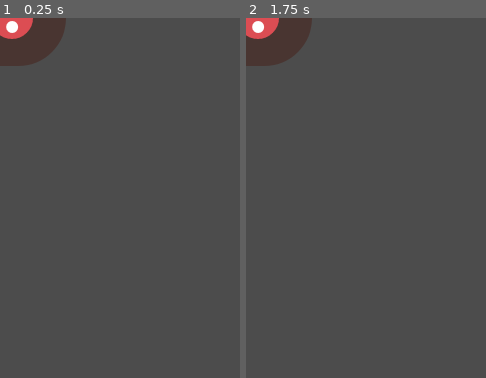
Above: before the commit, frames 1-2 (left to right).
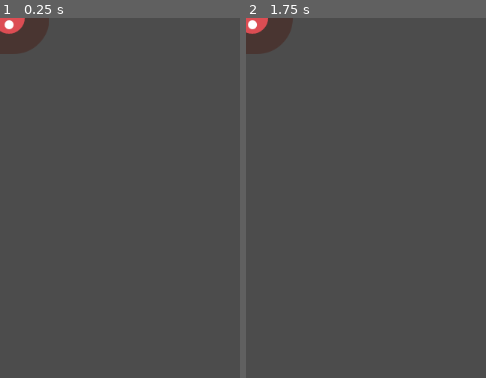
Above: after the commit, the same moments.

Repository: clanam/godot-00-tutorial
Game: Godot game, scene res://Mob.tscn
The game is run twice, just before and just after one commit, with the same random seed, the same clock (stepped at 60 frames per second) and the same inputs. The project has no main scene, so this scene is started directly.
Inputs:
- Up to frame 1 (0.25 s): no input
- Up to frame 2 (1.75 s): hold Right (ui_right) 0.53-1.28 s; tap Enter at 1.25 s; hold Down (ui_down) from 1.28 s (still down)
The pictures show only the part of the screen within x 0-50%, y 0-50%; the shares and areas given below are measured in that part.

The runs differ from the first frame. In frame 1, 1.7% of the frame differs, in the area x 0-28%, y 0-14%; in frame 2, 1.9%.

Commit message:
[👾] add capsuleshape2d for mob collision bounds

Diff:
--- a/Mob.tscn
+++ b/Mob.tscn
@@ -12,27 +12,37 @@
 "frames": [ ExtResource( 3 ), ExtResource( 2 ) ],
 "loop": true,
 "name": "walk",
-"speed": 5.0
+"speed": 3.0
 }, {
 "frames": [ ExtResource( 6 ), ExtResource( 5 ) ],
 "loop": true,
 "name": "fly",
-"speed": 5.0
+"speed": 3.0
 }, {
 "frames": [ ExtResource( 1 ), ExtResource( 4 ) ],
 "loop": true,
 "name": "swim",
-"speed": 5.0
+"speed": 3.0
 } ]
+
+[sub_resource type="CapsuleShape2D" id=2]
+radius = 35.9286
+height = 29.0622
 
 [node name="Mob" type="RigidBody2D"]
 collision_mask = 0
 gravity_scale = 0.0
 
-[node name="CollisionShape2D" type="CollisionShape2D" parent="."]
-
 [node name="AnimatedSprite" type="AnimatedSprite" parent="."]
+scale = Vector2( 0.75, 0.75 )
 frames = SubResource( 1 )
 animation = "walk"
+playing = true
+
+[node name="CollisionShape2D" type="CollisionShape2D" parent="."]
+rotation = 1.5708
+scale = Vector2( 1, 1 )
+shape = SubResource( 2 )
 
 [node name="VisibilityNotifier2D" type="VisibilityNotifier2D" parent="."]
+visible = false
Not shown: 1 places in Mob.tscn that only renumber resources
